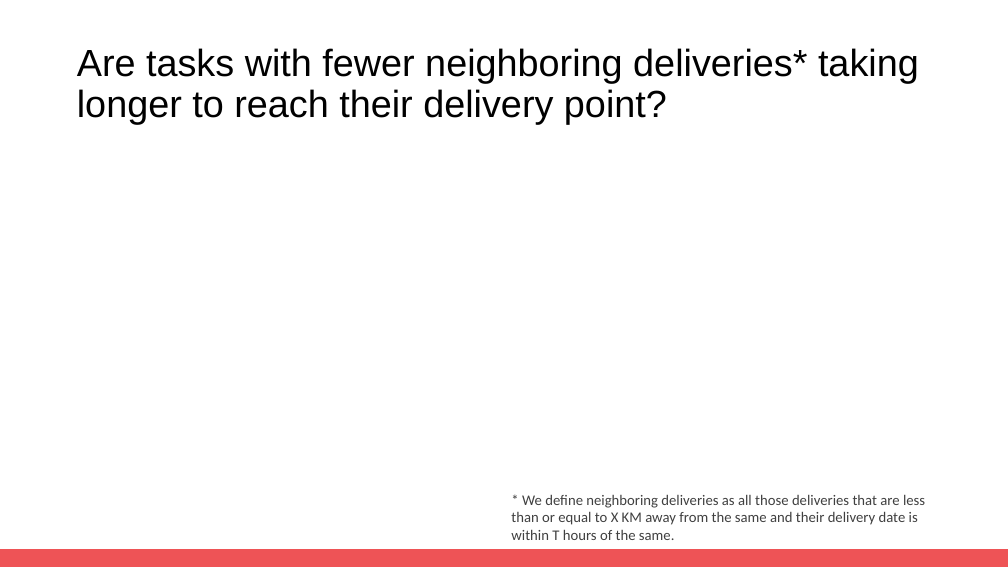
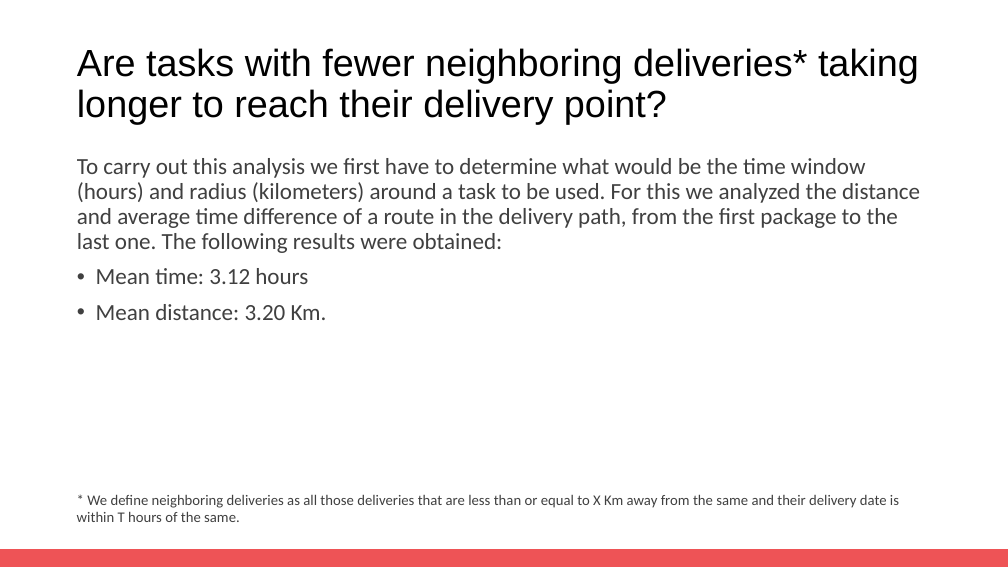
Before and after one commit to enmanuel-mag/ICD-Proyect, a slide deck: slide 3 of Proyect/slides/Avance_1.pptx (slide 5 before the commit). Drawn at 1008x567 pixels with LibreOffice and Linux fonts; fonts in the diff are those of the drawing. Boxes give left, top, right and bottom in pixels: in the first picture for what was removed or moved away, otherwise in the second. Text is boxed around its words. In the diff, an @@ line names an element or a change of style, - is before the commit and + after.

```diff
--- a/Proyect/slides/Avance_1.pptx
+++ b/Proyect/slides/Avance_1.pptx
@@ text added at (77,158,920,320), 22 pt, text #404040 @@
+To carry out this analysis we first have to determine what would be the time window (hours) and radius (kilometers) around a task to be used. For this we analyzed the distance and average time difference of a route in the delivery path, from the first package to the last one. The following results were obtained:
+• Mean time: 3.12 hours
+• Mean distance: 3.20 Km.
@@ text at (77,494,899,522): text changed @@
-* We define neighboring deliveries as all those deliveries that are less than or equal to X KM away from the same and their delivery date is within T hours of the same.
+* We define neighboring deliveries as all those deliveries that are less than or equal to X Km away from the same and their delivery date is within T hours of the same.
```
Also in this commit, not shown: 2 slides added, 11 other files.
